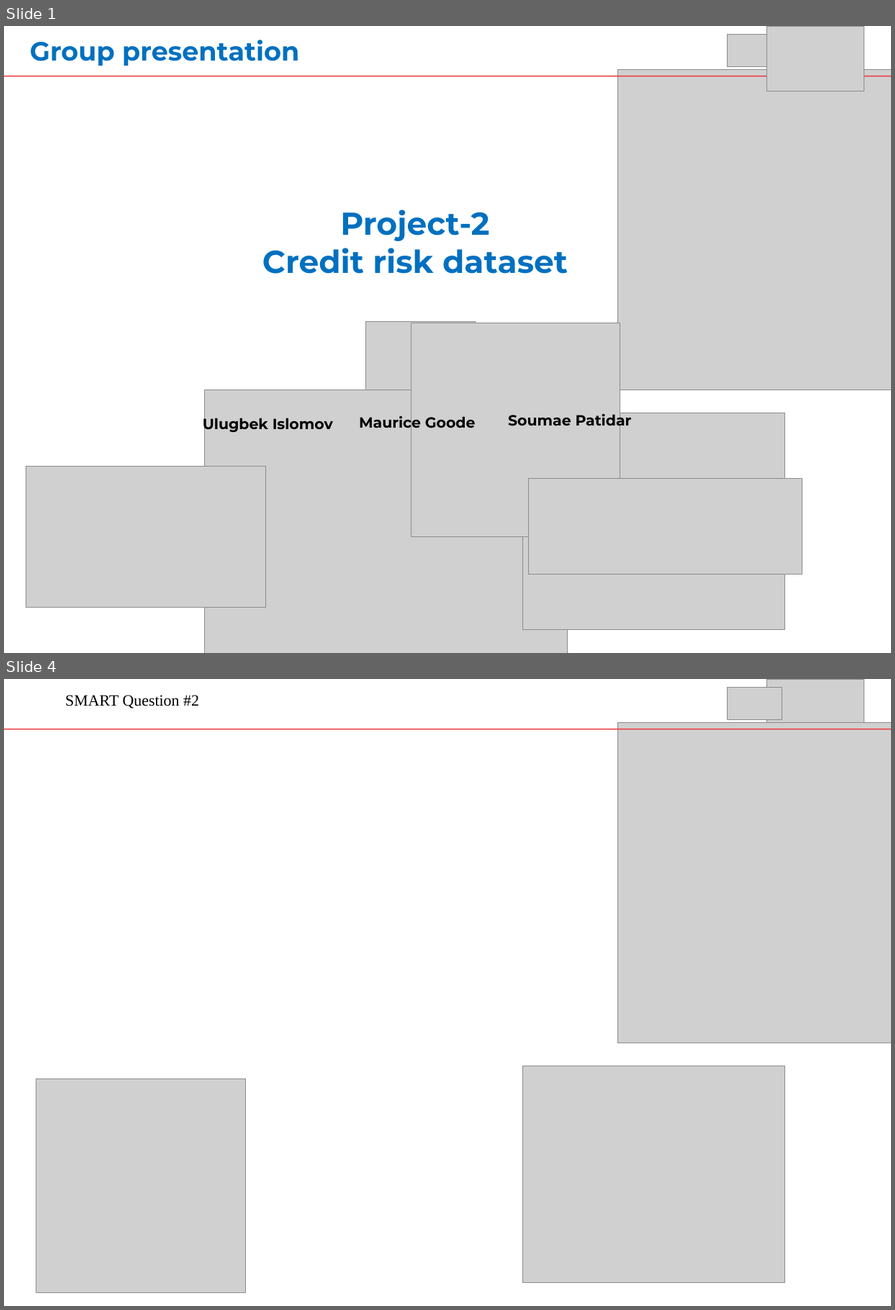
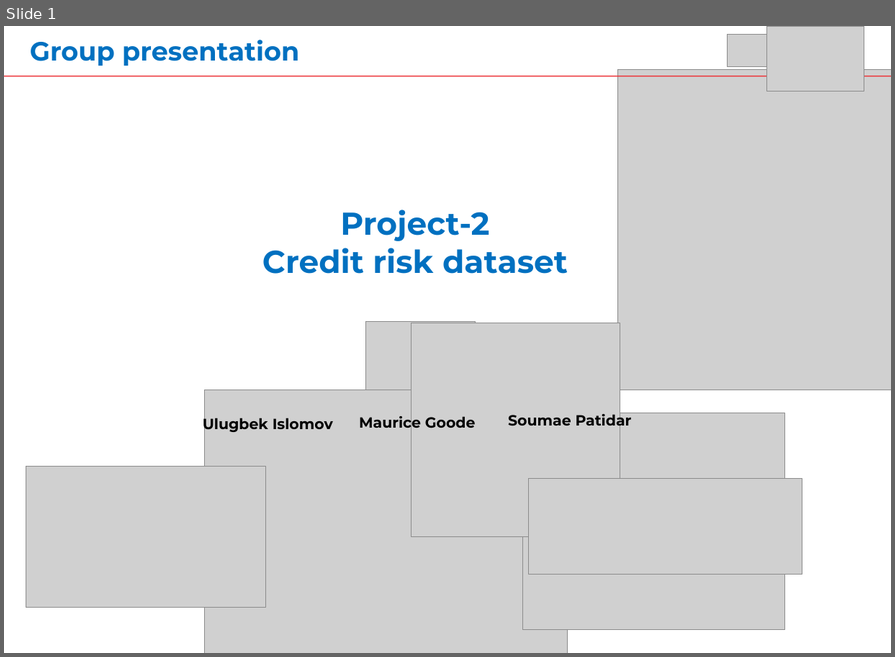
Before and after one commit to ulugbek-islomov/Intro-to-Data-Science-Project-2, a slide deck: Project 2_presentation_SMART #4.pptx. Shown one above the other, each under a label of ours: slides 1 and 4 before the commit, slide 1 after it; the slides between them are not shown. The pictures are 895x1310 and 895x657 pixels, drawn with LibreOffice and Linux fonts; fonts in the diff are those of the drawing; grey boxes stand for pictures. Boxes give left, top, right and bottom in pixels: in the first picture for what was removed or moved away, otherwise in the second. Text is boxed around its words. In the diff, an @@ line names an element or a change of style, - is before the commit and + after.

```diff
--- a/Project 2_presentation_SMART #4.pptx
+++ b/Project 2_presentation_SMART #4.pptx
@@ slide 4 removed at <box>4,679,891,1306</box>, background #FFFFFF @@
@@ text removed at <box>65,695,199,709</box> @@
-SMART Question #2
@@ picture removed at <box>727,687,782,719</box> @@
@@ picture removed at <box>766,679,864,744</box> @@
@@ rectangle removed at <box>4,729,891,730</box> @@
@@ picture removed at <box>617,722,891,1043</box> @@
@@ picture removed at <box>522,1066,785,1283</box> @@
@@ picture removed at <box>36,1079,245,1292</box> @@
```
Also in this commit, not shown: 4 slides changed, 1 slide added, 3 other slides removed.
